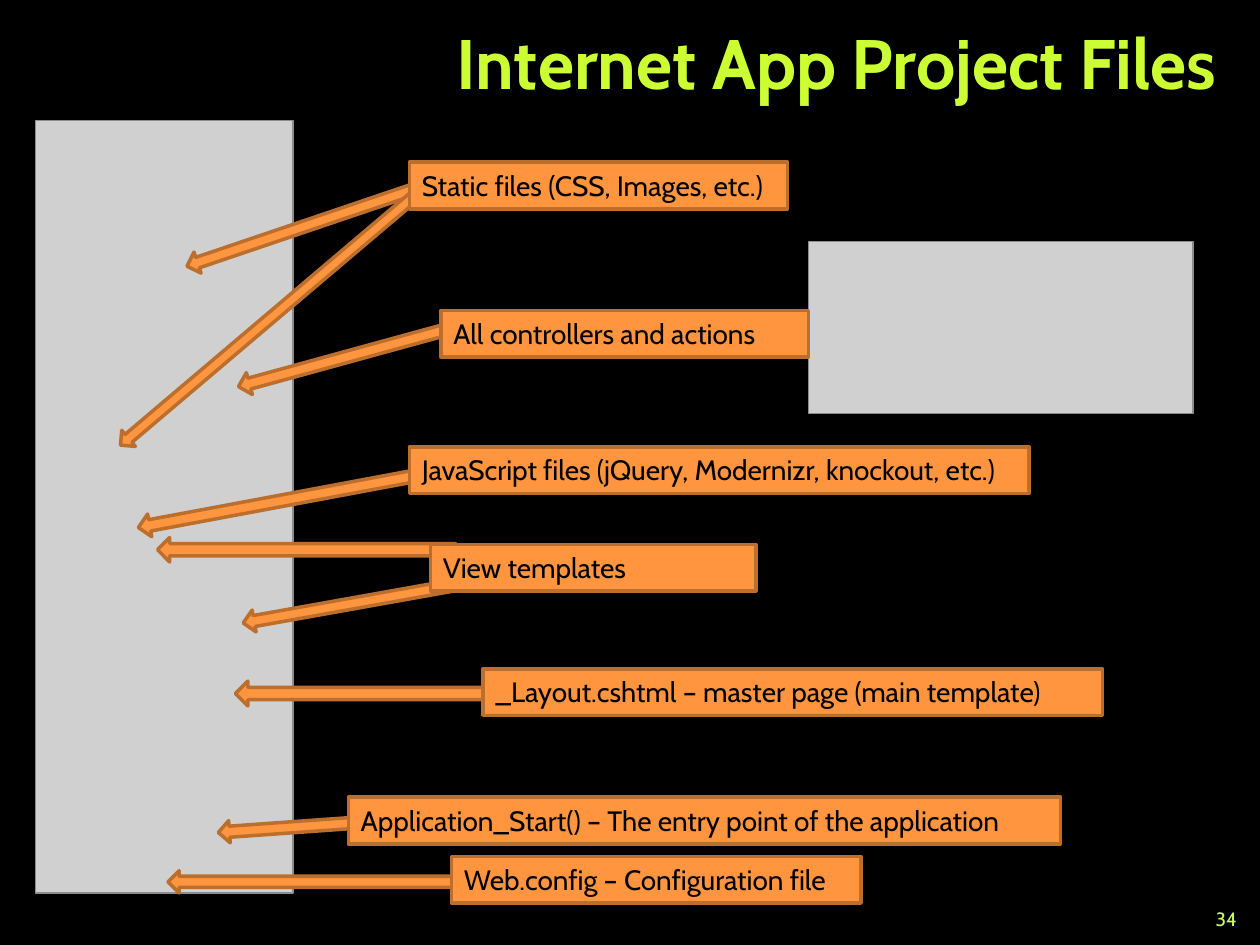
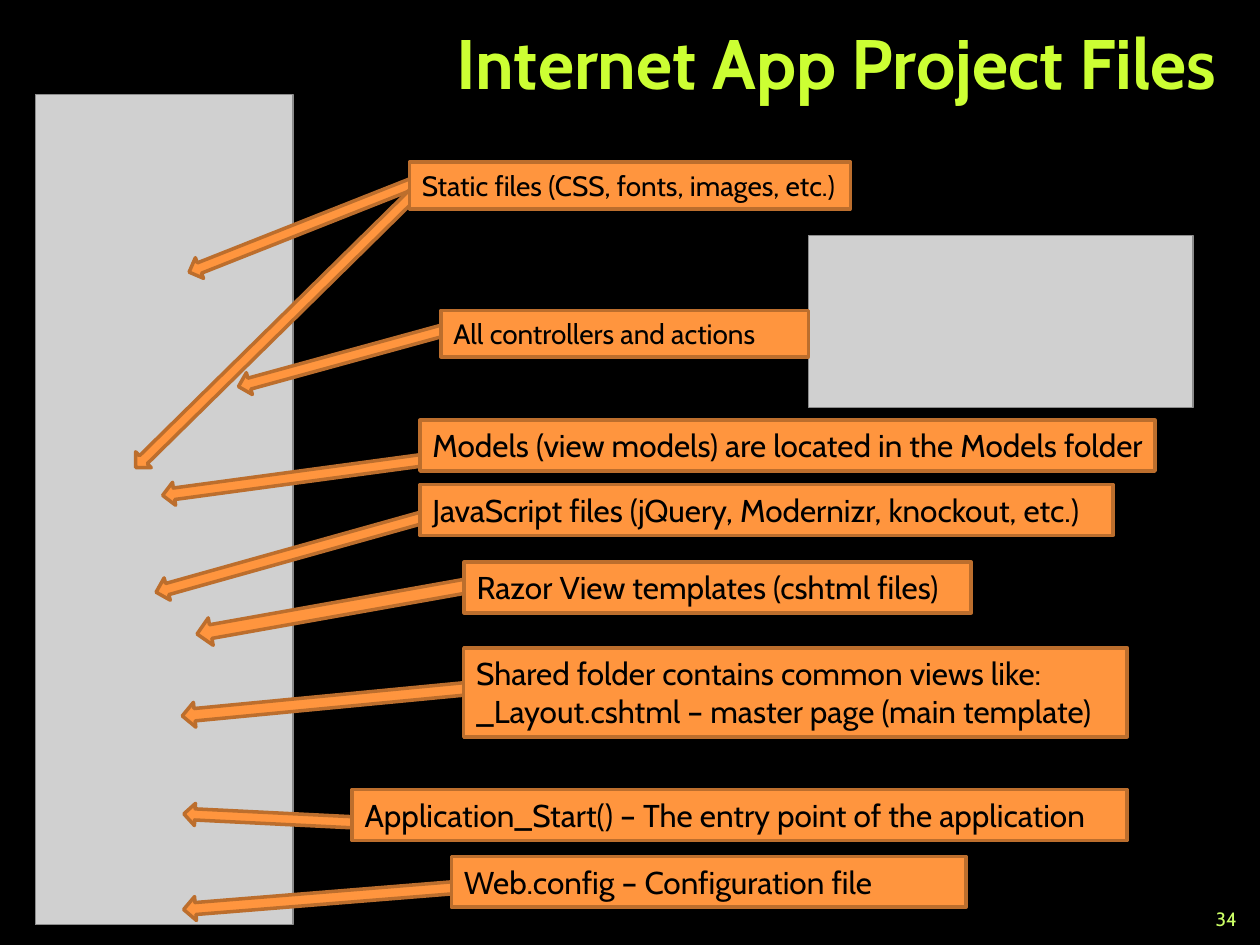
Before and after one commit to TelerikAcademy/ASP.NET-MVC, a slide deck: slide 34 of 01. Introduction-to-ASP.NET-MVC/Introduction to ASP.NET MVC.pptx. Drawn at 1260x945 pixels with LibreOffice and Linux fonts; fonts in the diff are those of the drawing; grey boxes stand for pictures; background and template pictures are left out. Boxes give left, top, right and bottom in pixels: in the first picture for what was removed or moved away, otherwise in the second. Text is boxed around its words. In the diff, an @@ line names an element or a change of style, - is before the commit and + after.

```diff
--- a/01. Introduction-to-ASP.NET-MVC/Introduction to ASP.NET MVC.pptx
+++ b/01. Introduction-to-ASP.NET-MVC/Introduction to ASP.NET MVC.pptx
@@ picture: place and size @@
-picture at [35,121,292,893]
+picture at [35,94,294,925]
@@ left arrow at [185,169,428,282]: rotation 341 to 338 degrees @@
@@ rectangle "Static files (CSS, fonts, images, ...": place and size @@
-rectangle "Static files (CSS, fonts, images, ..." at [410,163,788,209]
+rectangle "Static files (CSS, fonts, images, ..." at [410,163,850,209]
@@ text in rectangle at [422,175,835,202]: text changed @@
-Static files (CSS, Images, etc.)
+Static files (CSS, fonts, images, etc.)
@@ left arrow at [127,180,428,476]: rotation 319 to 315 degrees @@
@@ picture: place and size @@
-picture at [809,242,1193,413]
+picture at [809,236,1193,407]
@@ left arrow at [161,446,446,507]: rotation 0 to 352 degrees @@
@@ rectangle added at [420,420,1154,470], fill #FF953E, outline #BD6E2E 2 pt, 18 pt, text #000000 @@
+Models (view models) are located in the Models folder
@@ left arrow at [153,504,434,602]: rotation 349 to 344 degrees @@
@@ size 16 to 18 pt in 3 elements at [353,790,1128,840], [451,857,965,907], [420,485,1113,536] @@
@@ rectangle "JavaScript files (jQuery, Modernizr, knockout, ...": place and size @@
-rectangle "JavaScript files (jQuery, Modernizr, knockout, ..." at [410,447,1029,494]
+rectangle "JavaScript files (jQuery, Modernizr, knockout, ..." at [420,485,1113,536]
@@ left arrow: place and size @@
-left arrow at [241,568,493,634]
+left arrow at [195,567,495,647]
@@ rectangle "Razor View templates (cshtml files)": place and size @@
-rectangle "Razor View templates (cshtml files)" at [431,544,756,591]
+rectangle "Razor View templates (cshtml files)" at [464,562,970,612]
@@ text in rectangle at [477,575,938,606]: text changed; size 16 to 18 pt @@
-View templates
+Razor View templates (cshtml files)
@@ rectangle "Shared folder contains common views ...": place and size @@
-rectangle "Shared folder contains common views ..." at [483,669,1102,716]
+rectangle "Shared folder contains common views ..." at [464,648,1128,737]
@@ left arrow at [181,672,506,729]: rotation 0 to 354 degrees @@
@@ text in rectangle at [476,661,1041,686]: paragraph added @@
+Shared folder contains common views like:
@@ text in rectangle at [476,699,1091,730]: size 16 to 18 pt in "_Layout.cshtml – master page (main template)" @@
@@ left arrow at [184,803,436,838]: rotation 355 to 2 degrees @@
@@ rectangle "Application_Start() – The entry point ...": place and size @@
-rectangle "Application_Start() – The entry point ..." at [348,798,1060,844]
+rectangle "Application_Start() – The entry point ..." at [353,790,1128,840]
@@ rectangle "Web.config – Configuration file": place and size @@
-rectangle "Web.config – Configuration file" at [451,857,861,903]
+rectangle "Web.config – Configuration file" at [451,857,965,907]
@@ left arrow at [182,876,458,922]: rotation 0 to 355 degrees @@
```
Also in this commit, not shown: 18 other slides changed, 2 slides added, 3 slides removed.
